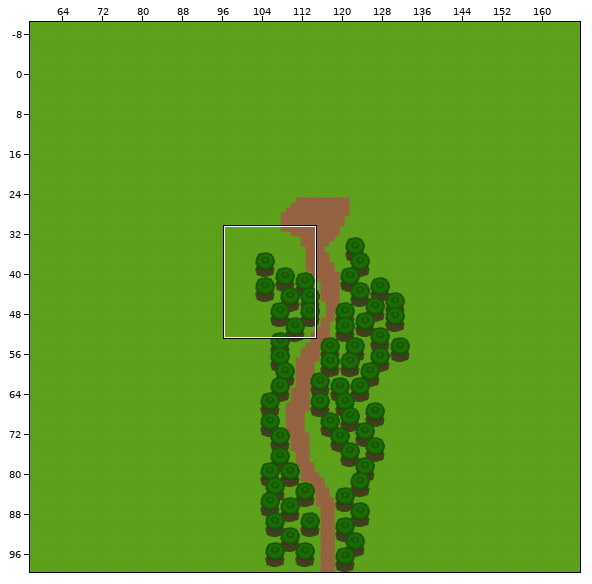
A Tiled map gets an edit: game/assets/area1.tmx. The picture above shows the old version from afar; the outline marks the close-up.
Close-up. First the earlier version:
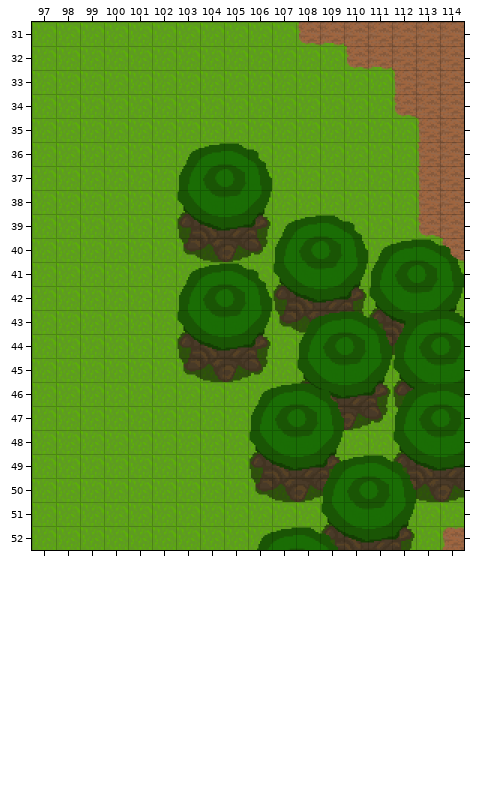
Cells are 32x32 px. Shown: x 97..114, y 31..52. The commit also changed other parts of the map, which this record leaves out. The old version is drawn lined up with the new one.
After:
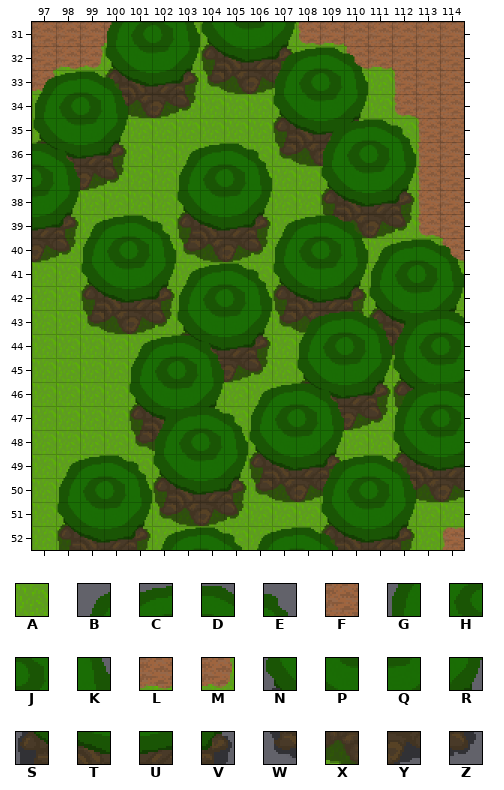
Key: from "tileset32": A 0, B 6, C 7, D 8, E 9, F 12, G 16, H 17, J 18, K 19, L 22, M 23, N 26, P 27, Q 28, R 29, S 36, T 37, U 38, V 39, W 46, X 47, Y 48, Z 49.
_ is an empty cell.
Tiles replaced or removed in this view: A.
See-through tiles are keyed as they look on the map.
The exact change:
Changed rows in their new state; . is an unchanged cell.
map size 200x200 -> 150x100 cells (old content now starts at 0,-100; both pictures use the new coordinates)
Layer "background":
first column x 97:
31 FFFM
32 FLM.
33 M...
Layer "world_bottom":
first column x 97:
32 .......STUV.....
33 ...STUVWXYZ.....
34 ...WXYZ.........
35 ..........STUV..
36 STUV......WXY...
37 .XYZ............
38 ............STUV
39 UV..........WXYZ
40 YZ..............
42 ..STUV..........
43 ..WXYZ..........
first column x 98:
47 ...STUV.
48 ...WX...
50 ....STUV
51 ....WXYZ
52 STUV....
Layer "world":
first column x 97:
31 ...GHJKNPQR.....
32 ...NPQR...BCDE..
33 BCDE......GHJK..
34 GHJK......NPQR..
35 NPQR........BCDE
36 DE..........GHJK
37 JK..........NPQR
38 QR..............
39 ..BCDE..........
40 ..GHJK..........
41 ..NPQR..........
44 ....BCDE........
45 ....GHJK........
46 ....NPQR........
47 .....BCDE.......
48 .....GHJK.......
49 .BCDENPQR.......
50 .GHJK...........
51 .NPQR...........
52 .....BCDE.......
